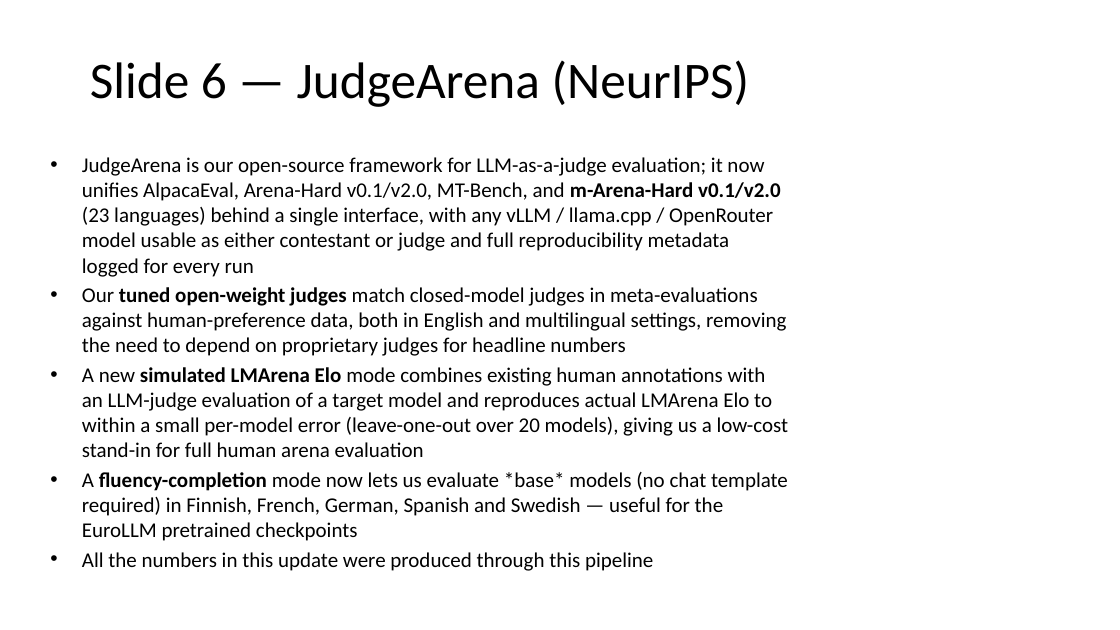
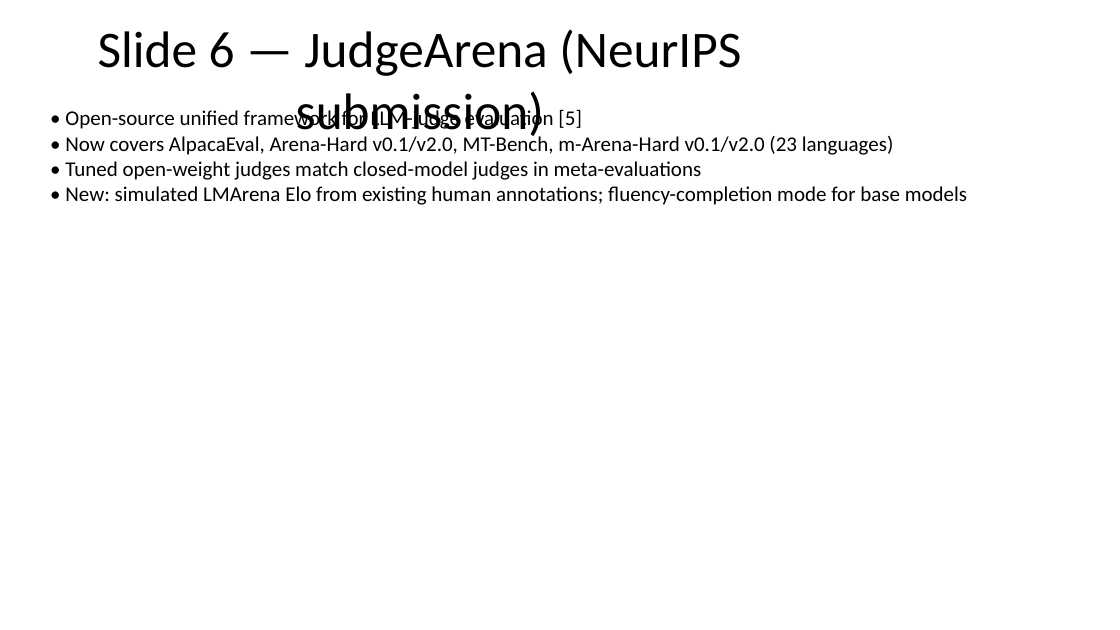
Before and after one commit to ferreirafabio/open-instruct, a slide deck: slide 7 of oellm/meetings/llms4eu_wp4/2026-04-28.pptx. Drawn at 1120x630 pixels with LibreOffice and Linux fonts; fonts in the diff are those of the drawing. Boxes give left, top, right and bottom in pixels: in the first picture for what was removed or moved away, otherwise in the second. Text is boxed around its words. In the diff, an @@ line names an element or a change of style, - is before the commit and + after.

```diff
--- a/oellm/meetings/llms4eu_wp4/2026-04-28.pptx
+++ b/oellm/meetings/llms4eu_wp4/2026-04-28.pptx
@@ title at [98, 29, 741, 141]: text changed @@
-Slide 6 — JudgeArena (NeurIPS)
+Slide 6 — JudgeArena (NeurIPS submission)
@@ text at [65, 108, 967, 205]: text changed @@
-• JudgeArena is our open-source framework for LLM-as-a-judge evaluation; it now unifies AlpacaEval, Arena-Hard v0.1/v2.0, MT-Bench, and m-Arena-Hard v0.1/v2.0 (23 languages) behind a single interface, with any vLLM / llama.cpp / OpenRouter model usable as either contestant or judge and full reproducibility metadata logged for every run
-• Our tuned open-weight judges match closed-model judges in meta-evaluations against human-preference data, both in English and multilingual settings, removing the need to depend on proprietary judges for headline numbers
-• A new simulated LMArena Elo mode combines existing human annotations with an LLM-judge evaluation of a target model and reproduces actual LMArena Elo to within a small per-model error (leave-one-out over 20 models), giving us a low-cost stand-in for full human arena evaluation
-• A fluency-completion mode now lets us evaluate *base* models (no chat template required) in Finnish, French, German, Spanish and Swedish — useful for the EuroLLM pretrained checkpoints
-• All the numbers in this update were produced through this pipeline
+• Open-source unified framework for LLM-judge evaluation [5]
+• Now covers AlpacaEval, Arena-Hard v0.1/v2.0, MT-Bench, m-Arena-Hard v0.1/v2.0 (23 languages)
+• Tuned open-weight judges match closed-model judges in meta-evaluations
+• New: simulated LMArena Elo from existing human annotations; fluency-completion mode for base models
```
Also in this commit, not shown: 6 other slides changed, 1 slide added, 2 other files.
